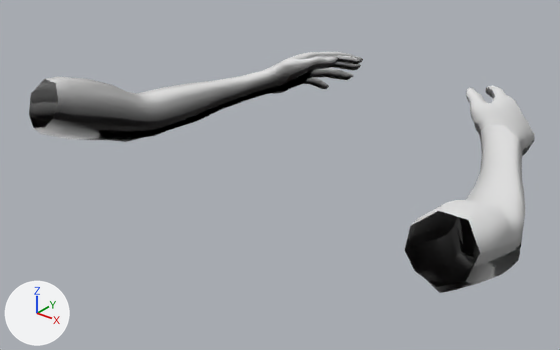
Renders of the Blender file Art/personnages/hand.blend from each side of a commit.
Both versions are drawn from a 50 mm lens placed at (13.3, -13.63, 9.2), pointed at (-0.88, 4.1, -1.79). Lighting does not change. The marker at lower left points along +X, +Y and +Z.

Before the edit, the objects in view are built like this:
```python
me_handplane = bpy.data.meshes.new('HandPlane')
me_handplane.from_pydata(...)  # 1536 vertices, 1552 faces; spans x -8.0..8.0, y -0.6..12.0, z -1.9..1.2
me_handplane.polygons.foreach_set('use_smooth', [True] * 1552)
me_handplane.materials.append(mat_handmarterial)
ob_hand = bpy.data.objects.new('hand', me_handplane)
ob_hand.location = (0.0, 0.0, 0.0)
```
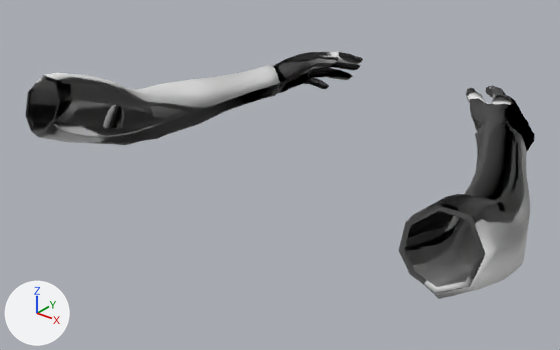
Pixel boxes [x1, y1, x2, y2] of what changed, in the pictures (560 x 350 px):
'hand', reshaped: before [29, 52, 535, 293]; after [25, 52, 535, 299]
part 1 of me_handplane, built on: before [29, 67, 279, 142]; after [25, 64, 280, 145]
part 2 of me_handplane, built on: before [405, 124, 525, 293]; after [399, 121, 530, 299]
part 3 of me_handplane, surface changed (white to grey): [273, 52, 535, 151] in both

The edits, one by one:
me_handplane is used by ob_hand; location (0.0, 0.0, 0.0).
me_handplane had 1536 vertices, 1552 faces and spanned x -8.0..8.0, y -0.6..12.0, z -1.9..1.2.
me_handplane now has 1584 vertices, 1600 faces and spans x -8.1..8.1, y -0.7..12.0, z -2.0..1.3.
Part 1, on me_handplane:
10 vertices are removed from x -7.6..-5.6, y 2.3..3.9, z -1.9..-0.2.
24 faces are deleted.
4 vertices in x -6.3..-5.3, y 4.3..5.5, z -0.8..-0.1 move by (0.4, 1.0, 0.1).
3 vertices in x -6.6..-5.5, y 4.0..6.6, z -0.9..-0.2 move by (0.3, 1.0, 0.1).
3 vertices in x -7.8..-6.3, y -0.4..3.3, z -0.5..-0.1 move by (0.0, -0.3, 0.2).
68 vertices move from x -8.0..-4.2, y -0.1..8.3, z -1.9..1.1 to x -8.1..-3.9, y -0.6..8.7, z -1.8..1.3.
34 vertices are added at x -7.8..-5.3, y 1.6..4.6, z -2.0..0.0.
48 new faces join them.
Part 2, on me_handplane:
8 vertices are removed from x 5.6..7.6, y 2.8..3.9, z -1.9..-0.2.
20 faces are deleted.
4 vertices in x 5.3..6.3, y 4.3..5.5, z -0.8..-0.1 move by (-0.4, 1.0, 0.1).
3 vertices in x 5.5..6.6, y 4.0..6.6, z -0.9..-0.2 move by (-0.3, 1.0, 0.1).
3 vertices in x 5.8..6.9, y 0.2..2.8, z -1.8..0.0 move by (0.0, -0.7, 0.2).
3 vertices in x 6.3..7.8, y -0.4..3.3, z -0.5..-0.1 move by (0.0, -0.3, 0.2).
67 vertices move from x 4.2..8.0, y -0.1..8.3, z -1.9..1.1 to x 3.9..8.1, y -0.6..8.7, z -1.8..1.3.
32 vertices are added at x 5.3..7.8, y 2.2..4.6, z -2.0..0.0.
44 new faces join them.
me_handplane part 3: 1508 kept faces spanning x -8.1..8.1, y -0.7..12.0, z -1.8..1.3 get new texture (UV) coordinates.
